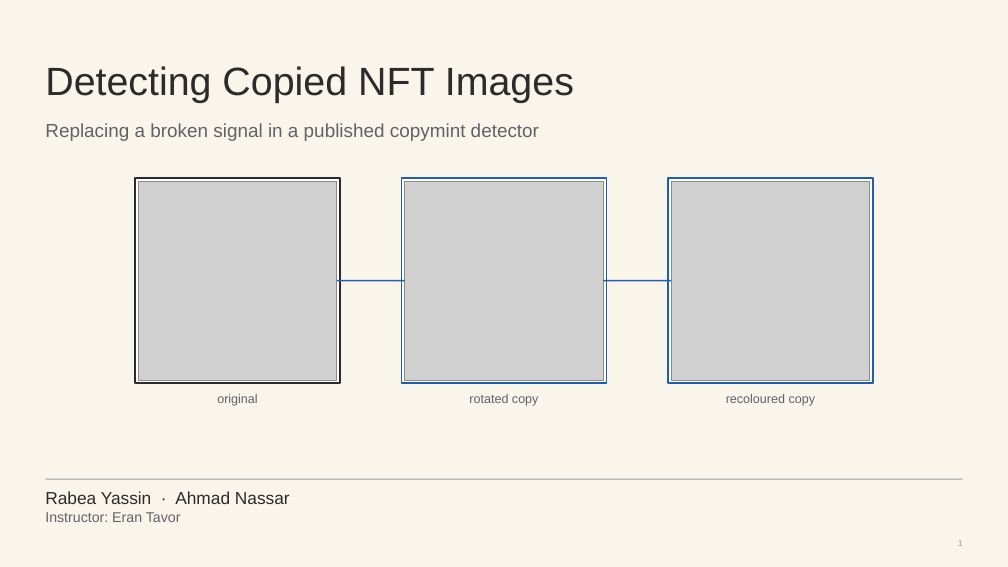
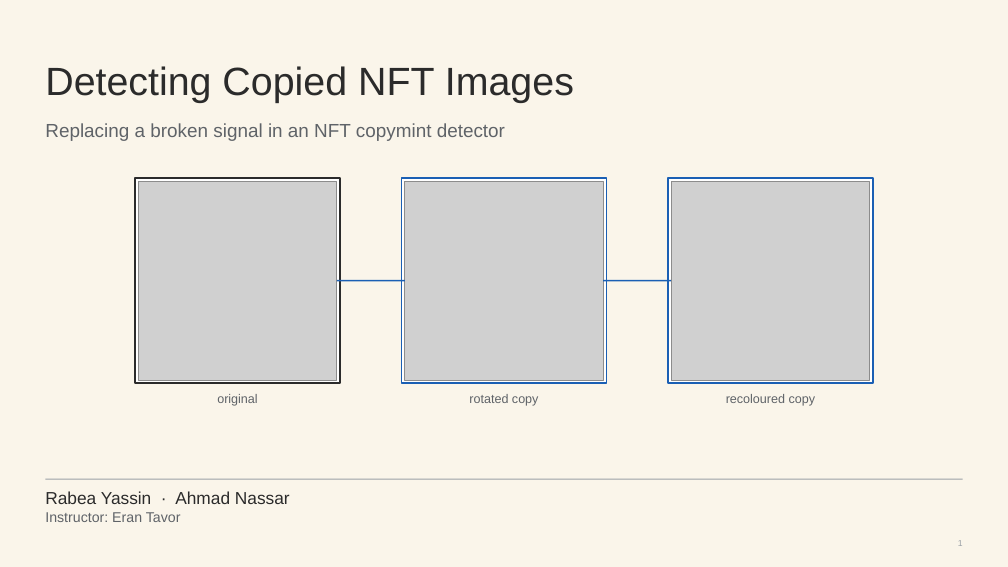
Before and after one commit to rabea-yassin/nft-dup-heuristic-router, a slide deck: slide 1 of NFT_Copymint_Detection_v3.pptx. Drawn at 1008x567 pixels with LibreOffice and Linux fonts; fonts in the diff are those of the drawing; grey boxes stand for pictures. Boxes give left, top, right and bottom in pixels: in the first picture for what was removed or moved away, otherwise in the second. Text is boxed around its words. In the diff, an @@ line names an element or a change of style, - is before the commit and + after.

Commit message:
Add the final report (LaTeX) and the poster
Rebuild the final report from LaTeX source (report/, built with tectonic)
and correct the docs; add the 70x100 cm poster (poster/make_poster.py,
PPTX + PDF); stop calling the paper "published" in the deck.

```diff
--- a/NFT_Copymint_Detection_v3.pptx
+++ b/NFT_Copymint_Detection_v3.pptx
@@ text at (45, 123, 505, 141): text changed @@
-Replacing a broken signal in a published copymint detector
+Replacing a broken signal in an NFT copymint detector
```
Also in this commit, not shown: 3 other slides changed, 37 other files.
